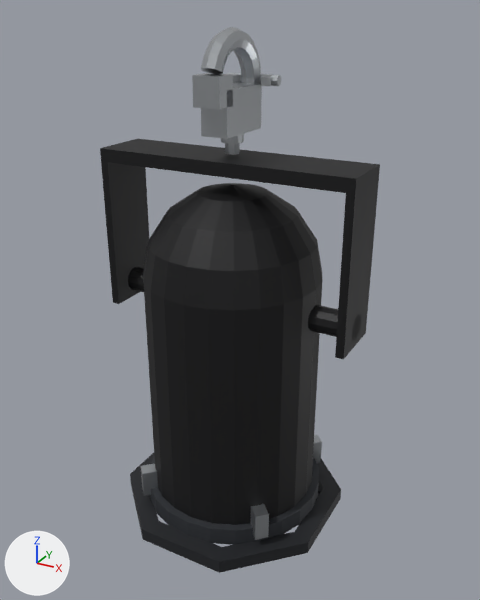
One commit to the glTF model assets/models/lamps/par-64-long-nose-black.glb: the scene before it, then after it.
The view is the same before and after, from a 50 mm lens placed at (0.349, -0.619, 0.104), pointed at (0.008, 0.002, -0.206). The axes (+X, +Y, +Z) are drawn at lower left. The lights are the same throughout. The first picture is the older version. Where no turn or scale is listed for an object, it has been applied to the vertices. Vertices at exactly the same position are counted once.

Script lines for the objects in view, before the commit:
```python
me_colour_frame_runner = bpy.data.meshes.new('colour-frame-runner')
me_colour_frame_runner.from_pydata(...)  # 64 vertices, 128 faces; spans x -0.13..0.13, y -0.13..0.13, z -0.491..-0.469
me_colour_frame_runner.materials.append(mat_paint_2a2c30)  # dark grey #2a2c30
me_hanging_frame = bpy.data.meshes.new('hanging-frame')
me_hanging_frame.from_pydata(...)  # 72 vertices, 132 faces; spans x -0.151..0.151, y -0.035..0.035, z -0.229..-0.04
me_hanging_frame.materials.append(mat_paint_1a1a1c)  # black #1a1a1c
me_truss_coupler = bpy.data.meshes.new('truss-coupler')
me_truss_coupler.from_pydata(...)  # 196 vertices, 372 faces; spans x -0.015..0.015, y -0.051..0.0529, z -0.037..0.0865
me_truss_coupler.materials.append(mat_metal_b8bcc0)  # light grey #b8bcc0
ob_colour_frame_runner = bpy.data.objects.new('colour-frame-runner', me_colour_frame_runner)
ob_colour_frame_runner.location = (0.0, 0.0, 0.0)
ob_hanging_frame = bpy.data.objects.new('hanging-frame', me_hanging_frame)
ob_hanging_frame.location = (0.0, 0.0, 0.0)
ob_truss_coupler = bpy.data.objects.new('truss-coupler', me_truss_coupler)
ob_truss_coupler.location = (0.0, 0.0, 0.0)
# also in view: 'par-can' at (0.0, 0.0, -0.271); 'lens-ring' at (0.0, 0.0, -0.46); 'spring-clips' at (0.0, 0.0, -0.441)
```
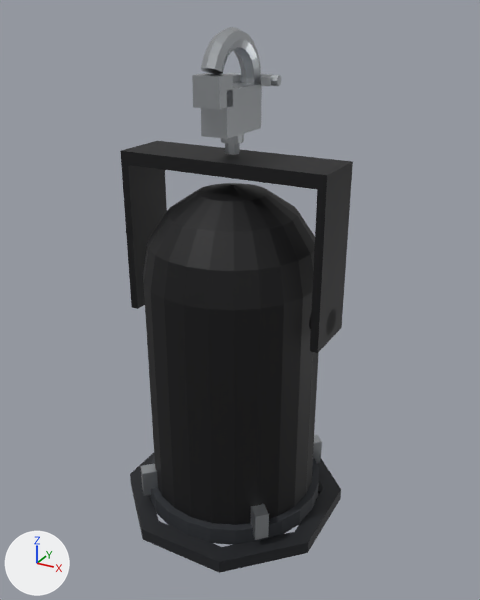
Patch to the scene script:
```diff
--- a/assets/models/lamps/par-64-long-nose-black.glb.py
+++ b/assets/models/lamps/par-64-long-nose-black.glb.py
@@ me_hanging_frame @@
 # used by ob_hanging_frame; location = (0.0, 0.0, 0.0)
-me_hanging_frame.from_pydata(...)  # 72 vertices, 132 faces; spans x -0.151..0.151, y -0.035..0.035, z -0.229..-0.04
+me_hanging_frame.from_pydata(...)  # 72 vertices, 132 faces; spans x -0.122..0.122, y -0.035..0.035, z -0.229..-0.04
+# me_hanging_frame part 1: the loose piece of 20 vertices spanning x -0.151..0.151, y -0.035..0.035, z -0.229..-0.04 is scaled about its middle by (0.805, 1, 1)
+# me_hanging_frame part 2: the loose piece of 26 vertices spanning x -0.151..-0.057, y -0.015..0.015, z -0.222..-0.192 is scaled about its middle by (0.207, 1, 1), then moved by (-0.009, 0.0, 0.0)
+# me_hanging_frame part 3: the loose piece of 26 vertices spanning x 0.057..0.151, y -0.015..0.015, z -0.222..-0.192 is scaled about its middle by (0.207, 1, 1), then moved by (0.009, 0.0, 0.0)
 me_hanging_frame.materials.append(mat_paint_1a1a1c)
```

Boxes [x1, y1, x2, y2] around the edits, measured in the pictures (480 x 600 px; the box of a moved part takes in the faces that stretch with it):
'hanging-frame', reshaped (17% narrower): before [100, 139, 380, 360]; after [120, 141, 353, 353]
part 1 of me_hanging_frame, moved or reshaped: before [100, 139, 380, 360]; after [120, 141, 353, 353]
part 2 of me_hanging_frame, moved or reshaped (not visible afterwards): before [128, 267, 144, 292]
part 3 of me_hanging_frame, moved or reshaped: before [308, 305, 361, 340]; after [309, 309, 336, 335]
